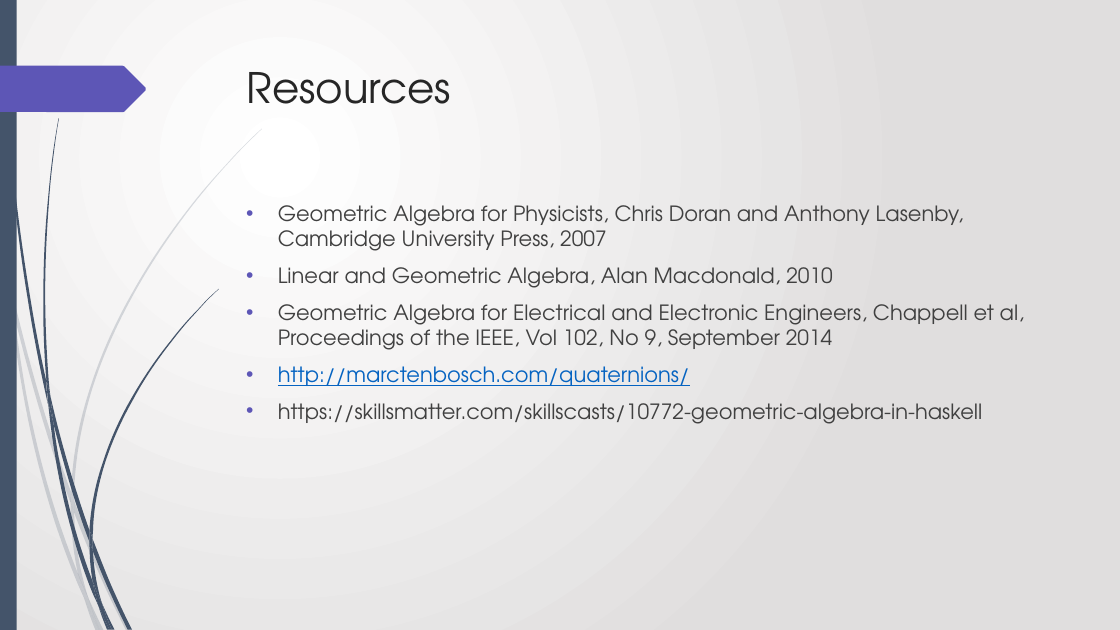
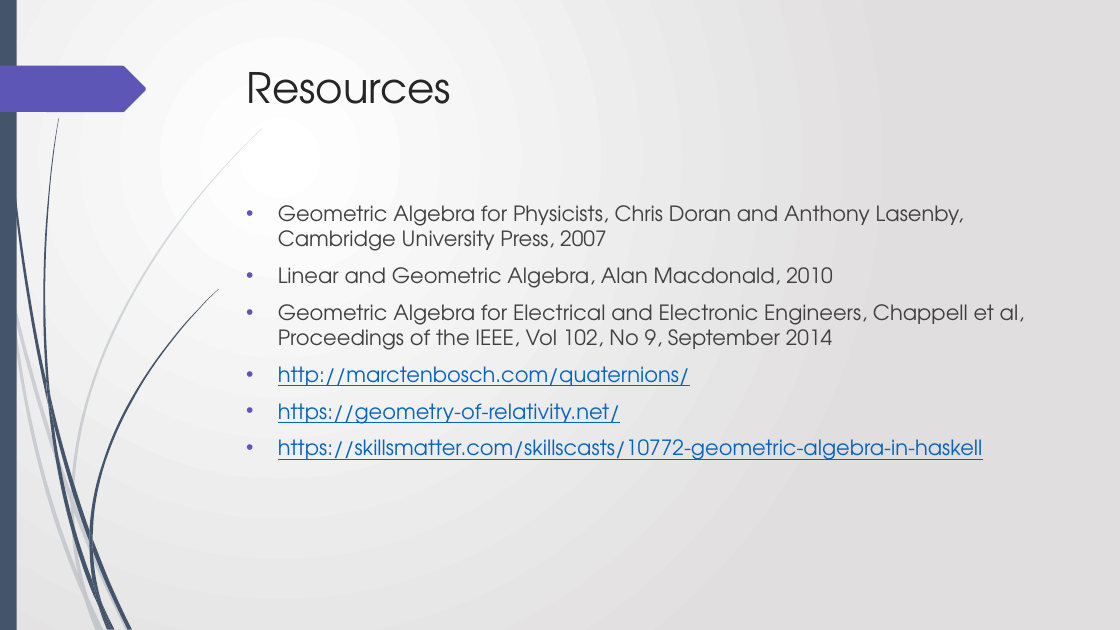
Before and after one commit to ajwillshire/FSharpGA, a slide deck: slide 44 of FSharpGA - 18th July 2019.pptx (slide 42 before the commit). Drawn at 1120x630 pixels with LibreOffice and Linux fonts; fonts in the diff are those of the drawing. Boxes give left, top, right and bottom in pixels: in the first picture for what was removed or moved away, otherwise in the second. Text is boxed around its words. In the diff, an @@ line names an element or a change of style, - is before the commit and + after.

```diff
--- a/FSharpGA - 18th July 2019.pptx
+++ b/FSharpGA - 18th July 2019.pptx
@@ text at <box>278,403,620,424</box>: paragraph added @@
+• https://geometry-of-relativity.net/
@@ text at <box>278,439,983,460</box>: text colour #404040 to #0563C1, underline on in "https://skillsmatter.com/skillscasts/10772-geometric-algebra ..." @@
```
Also in this commit, not shown: 5 other slides changed, 2 slides added.
